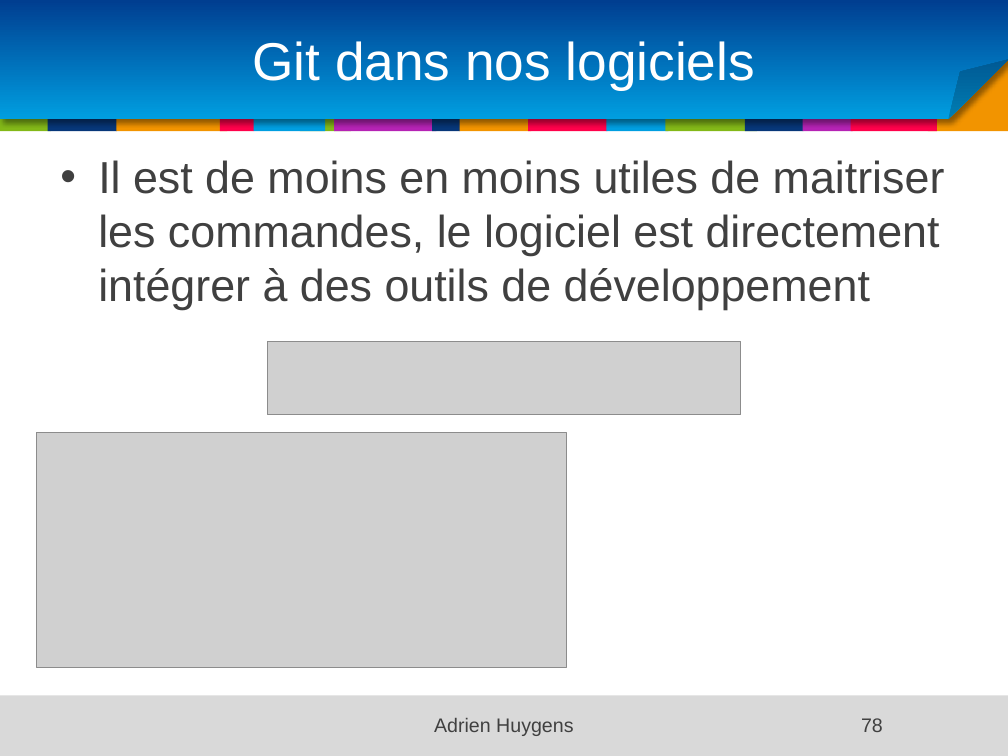
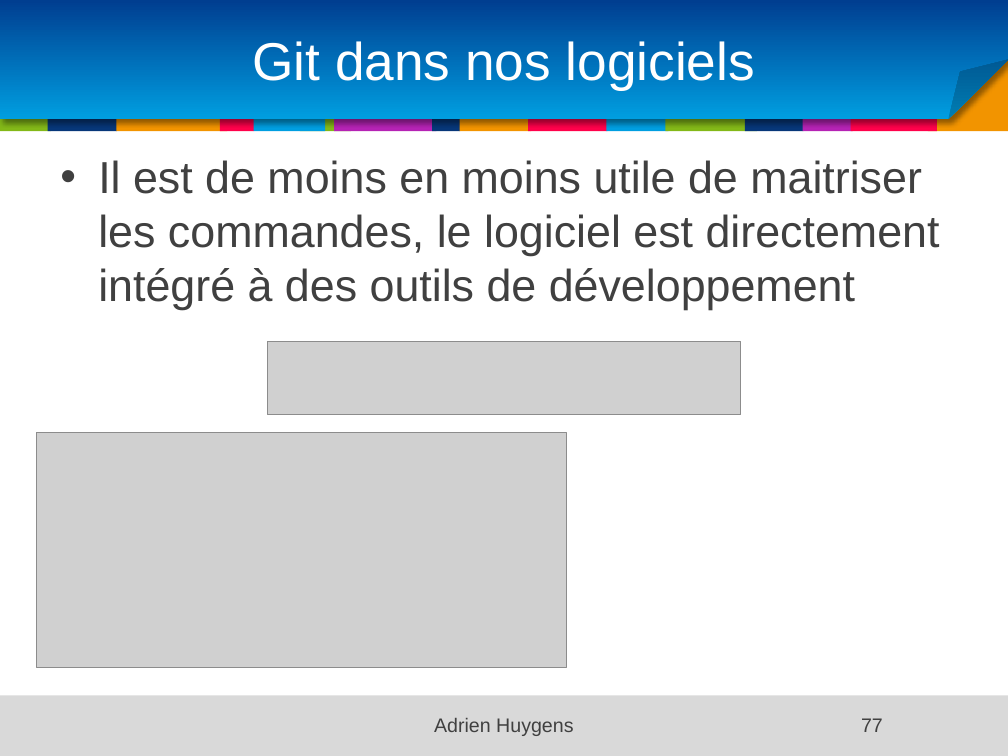
Before and after one commit to samouraii/CoursEntrepriseNumerique, a slide deck: slide 77 of Chapitre1.pptx (slide 78 before the commit). Drawn at 1008x756 pixels with LibreOffice and Linux fonts; fonts in the diff are those of the drawing; grey boxes stand for pictures; background and template pictures are left out. Boxes give left, top, right and bottom in pixels: in the first picture for what was removed or moved away, otherwise in the second. Text is boxed around its words. In the diff, an @@ line names an element or a change of style, - is before the commit and + after.

```diff
--- a/Chapitre1.pptx
+++ b/Chapitre1.pptx
@@ text at [98,160,940,310]: text changed @@
-• Il est de moins en moins utiles de maitriser les commandes, le logiciel est directement intégrer à des outils de développement
+• Il est de moins en moins utile de maitriser les commandes, le logiciel est directement intégré à des outils de développement
@@ page number at [861,718,883,732]: text changed @@
-78
+77
```
Also in this commit, not shown: 43 other slides changed, 1 slide removed.
